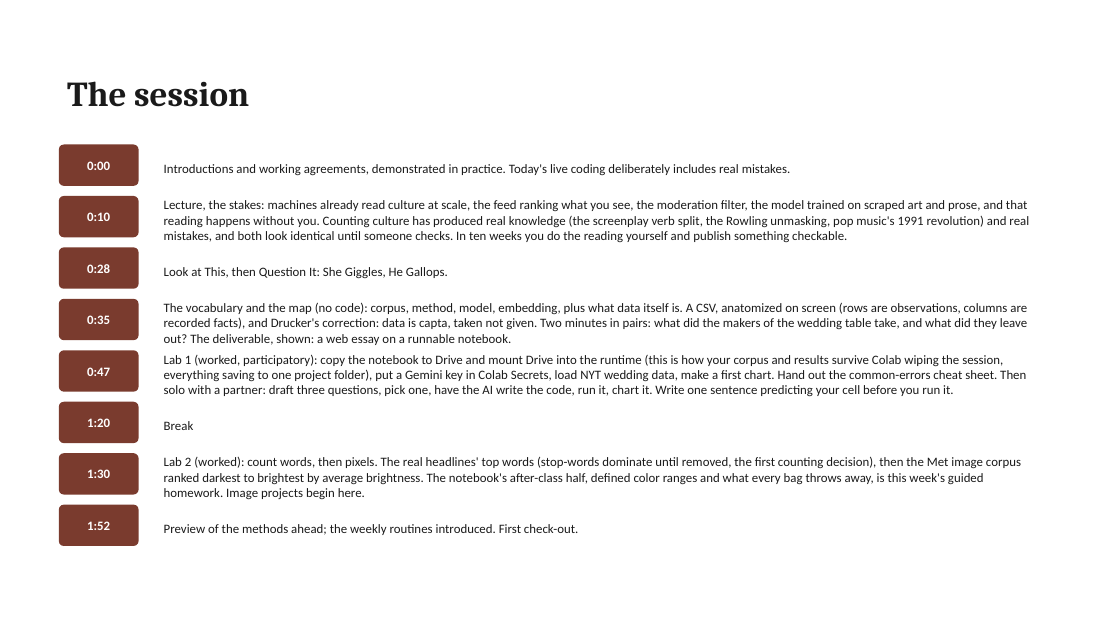
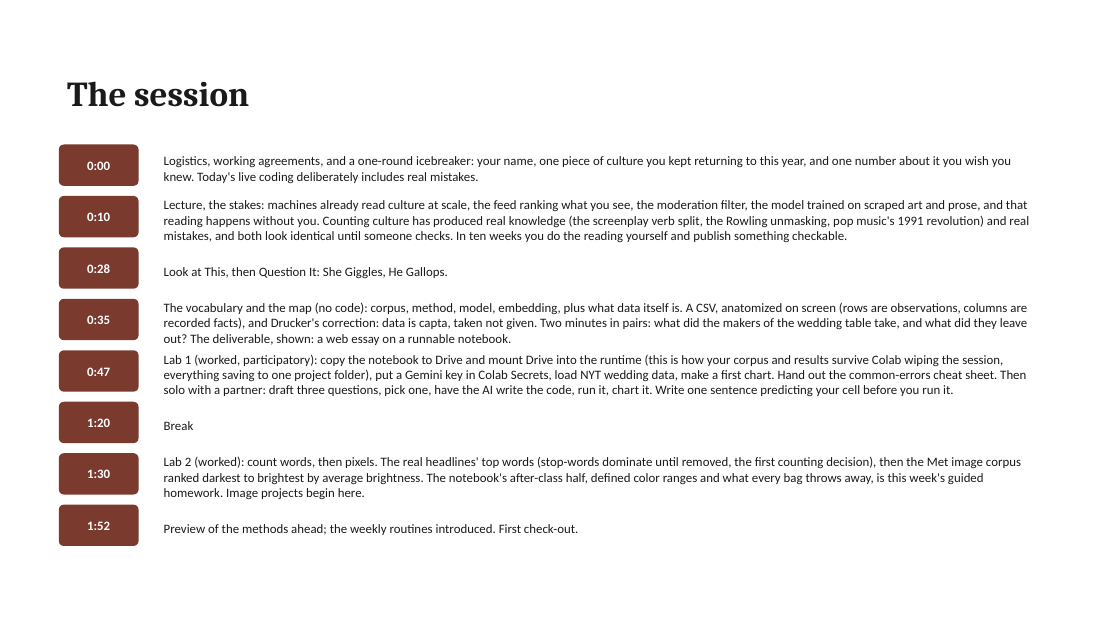
Before and after one commit to lucianli123/culture-as-data-2026, a slide deck: slide 15 of slides/pptx/week-01.pptx (slide 14 before the commit). Drawn at 1120x630 pixels with LibreOffice and Linux fonts; fonts in the diff are those of the drawing. Boxes give left, top, right and bottom in pixels: in the first picture for what was removed or moved away, otherwise in the second. Text is boxed around its words. In the diff, an @@ line names an element or a change of style, - is before the commit and + after.

Commit message:
Week 1: logistics slide and icebreaker; Pudding-favorite discussion rides the sketch into Week 2
- New deck-opening logistics slide: the ten-session rhythm, accounts and
  laptop, reading/sketch/check cycle, $0, the public showcase - plus the
  icebreaker (name, one piece of culture you kept returning to this year,
  one number about it you wish you knew - a first draft of a project
  question). The lesson plan's room-setting block carries both.
- Favorite-Pudding discussion added without costing Week 1 session time:
  the Week 1 sketch now opens with browsing pudding.cool and picking a
  favorite (one sentence: what did it count?), which becomes the question-
  from-your-life prompt's inspiration - and Week 2's warm-up is the share:
  what did yours count, and one choice its makers made, the admire-and-
  question habit run by the room.

```diff
--- a/slides/pptx/week-01.pptx
+++ b/slides/pptx/week-01.pptx
@@ text at (x1=164, y1=156, x2=1011, y2=183): text changed @@
-Introductions and working agreements, demonstrated in practice. Today's live coding deliberately includes real mistakes.
+Logistics, working agreements, and a one-round icebreaker: your name, one piece of culture you kept returning to this year, and one number about it you wish you knew. Today's live coding deliberately includes real mistakes.
```
Also in this commit, not shown: 10 other slides changed, 1 slide added, 17 other files.
